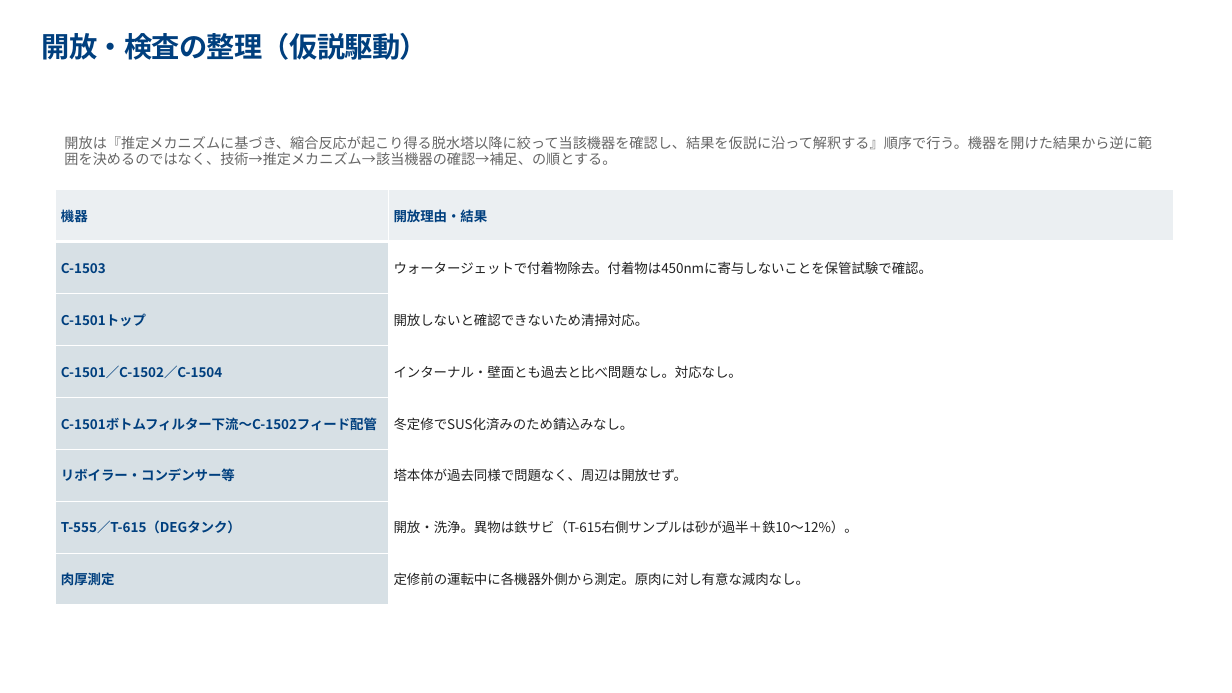
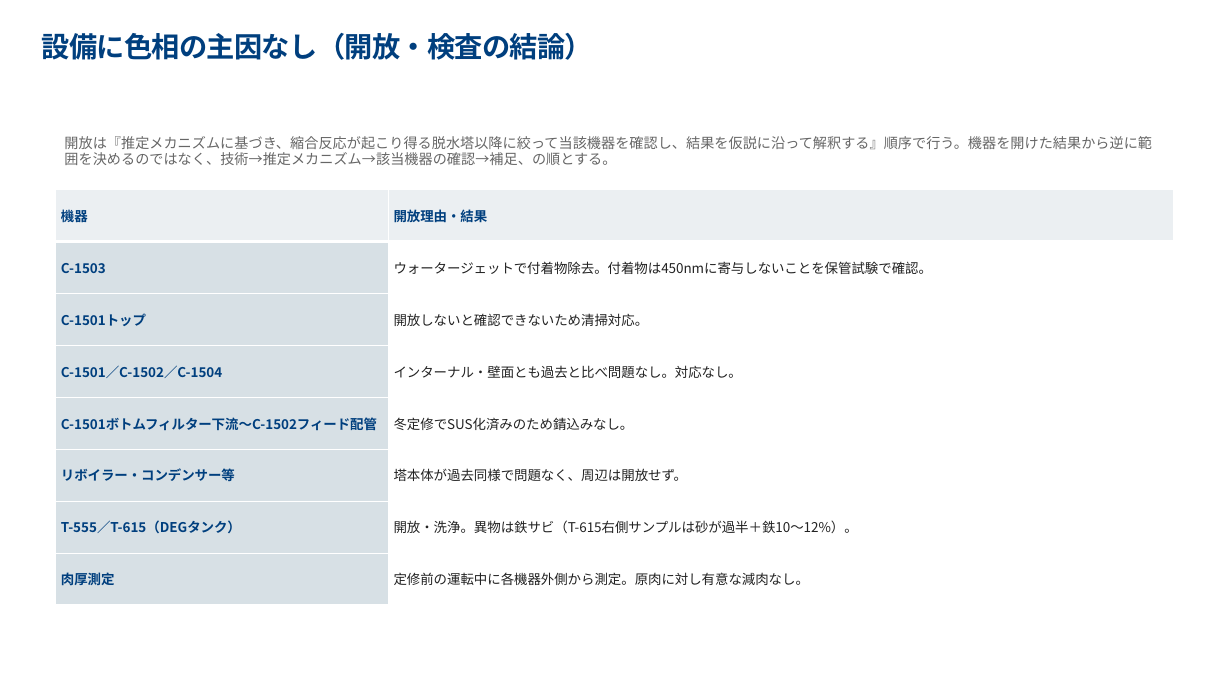
Before and after one commit to hiraoyosa-sys/Base, a slide deck: slide 10 of outputs/製品DEG色相悪化_対策会議.pptx (slide 9 before the commit). Drawn at 1232x693 pixels with LibreOffice and Linux fonts; fonts in the diff are those of the drawing. Boxes give left, top, right and bottom in pixels: in the first picture for what was removed or moved away, otherwise in the second. Text is boxed around its words. In the diff, an @@ line names an element or a change of style, - is before the commit and + after.

```diff
--- a/outputs/製品DEG色相悪化_対策会議.pptx
+++ b/outputs/製品DEG色相悪化_対策会議.pptx
@@ title at (x1=42, y1=33, x2=593, y2=60): text changed @@
-開放・検査の整理（仮説駆動）
+設備に色相の主因なし（開放・検査の結論）
```
Also in this commit, not shown: 4 other slides changed, 1 slide added, 4 other files.
